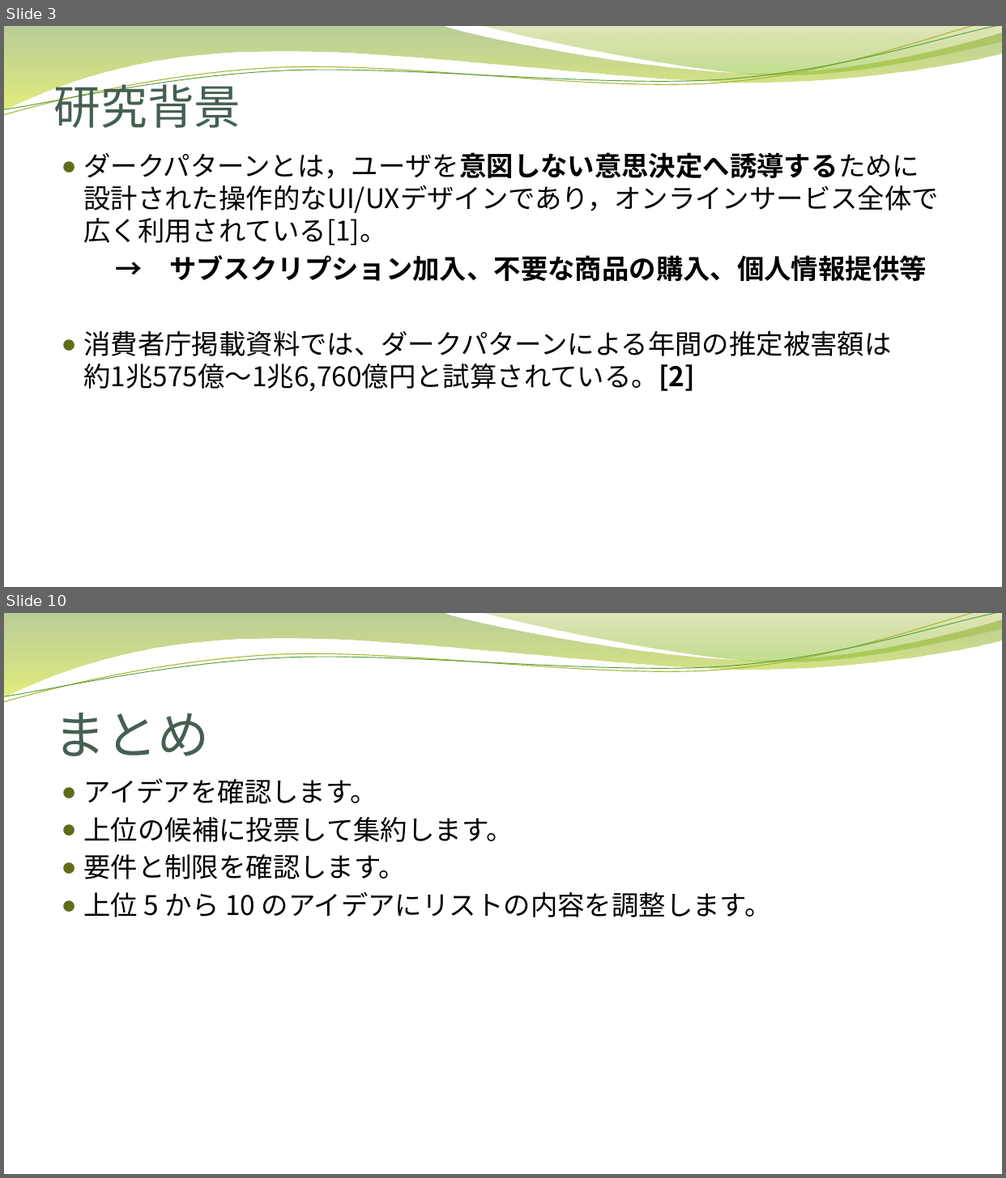
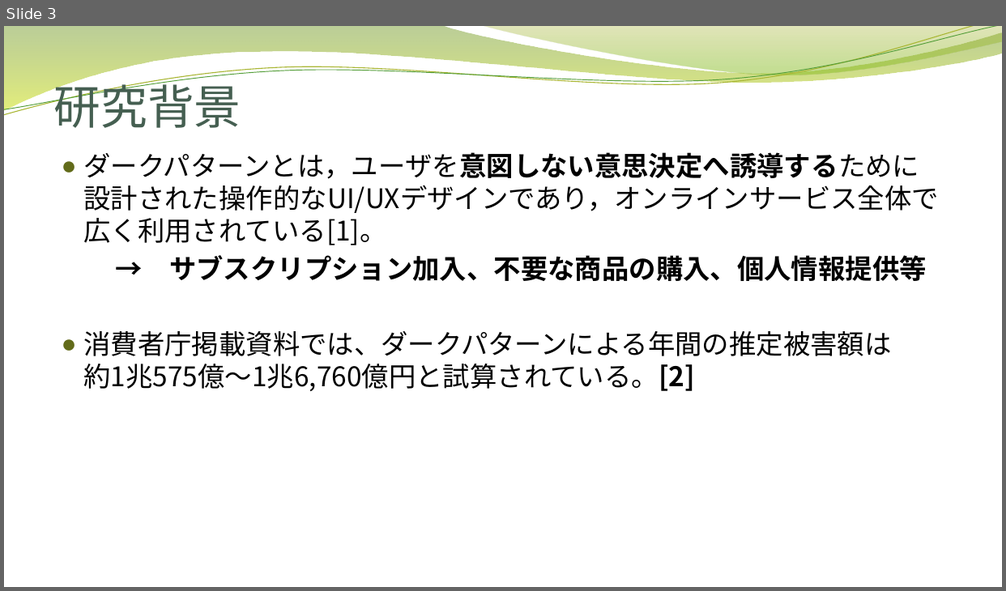
Before and after one commit to nishinekoma/graduate-school, a slide deck: 自身の研究/大学院での研究/修士論文進捗発表.pptx. Shown one above the other, each under a label of ours: slides 3 and 10 before the commit, slide 3 after it; the slides between them are not shown. The pictures are 1006x1178 and 1006x591 pixels, drawn with LibreOffice and Linux fonts; fonts in the diff are those of the drawing; background and template pictures are left out. Boxes give left, top, right and bottom in pixels: in the first picture for what was removed or moved away, otherwise in the second. Text is boxed around its words. In the diff, an @@ line names an element or a change of style, - is before the commit and + after.

```diff
--- a/自身の研究/大学院での研究/修士論文進捗発表.pptx
+++ b/自身の研究/大学院での研究/修士論文進捗発表.pptx
@@ slide 10 removed at bbox=[4, 613, 1002, 1174], background picture (left out); not listed: 4 template elements that a slide beside it also shows @@
@@ title removed at bbox=[54, 713, 211, 756] @@
-まとめ
@@ text removed at bbox=[83, 778, 772, 918] @@
-● アイデアを確認します。
-● 上位の候補に投票して集約します。
-● 要件と制限を確認します。
-● 上位 5 から 10 のアイデアにリストの内容を調整します。
```
Also in this commit, not shown: 3 slides changed, 2 slides added, 4 other slides removed.
